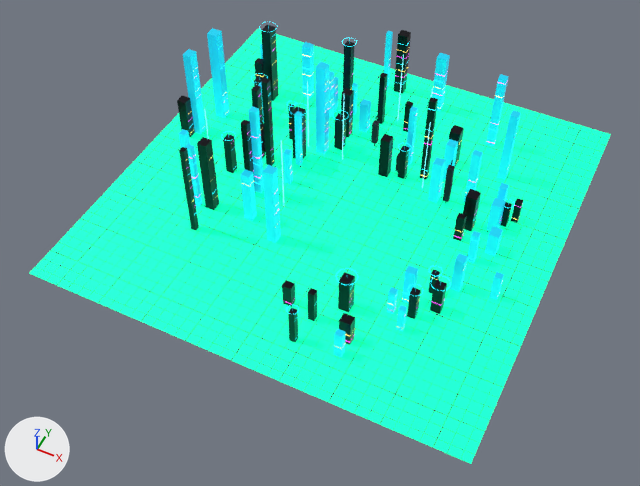
A saved change to the glTF model public/models/env_lplc.glb.
The view is the same before and after, from a 50 mm lens placed at (90.0, -197.0, 204.0), pointed at (3.0, -22.0, -15.0). Arrows for +X, +Y and +Z are at lower left; the lights stay in place. The first picture is the older version. Where no turn or scale is listed for an object, it has been applied to the vertices. Vertices at exactly the same position are counted once.

In view in the first picture: 'env_down', 'env_gridline', 'env_ground', 'env_tower', 'env_tower2', 'env_up' and 3 more.
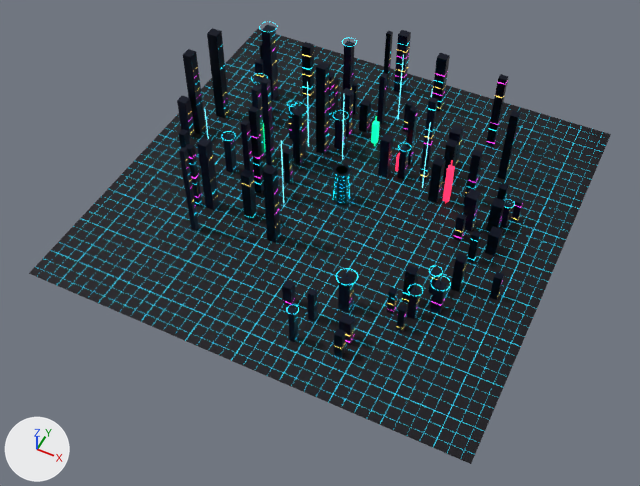
What changed in the scene script:
```text
Change mat_palettematerial007:
    where n0 = _N.new('ShaderNodeBsdfPrincipled'); n0.name = 'Principled BSDF'
    remove n0.inputs[1].default_value = 0.7  # 'Metallic'
    remove n0.inputs[2].default_value = 0.3  # 'Roughness'
    n0.inputs[28].default_value: 1.0 -> 1.6  # 'Emission Strength'
    add n4 = _N.new('ShaderNodeSeparateColor'); n4.name = 'Separate Color'
    add n5 = _N.new('ShaderNodeTexImage'); n5.name = 'Image Texture.002'
    add n5.image = img_palettemetallicroughness
    add n5.interpolation = 'Closest'
    add _L.new(n4.outputs[2], n0.inputs[1])  # 'Blue' to 'Metallic'
    add _L.new(n4.outputs[1], n0.inputs[2])  # 'Green' to 'Roughness'
    add _L.new(n5.outputs[0], n4.inputs[0])  # 'Color' to 'Color'
Change me_cube_388:
    where me_cube_388.from_pydata(...)  # 128 vertices, 240 faces; spans x -17.1..17.1, y -11.9..11.9, z -9.5..9.5
    me_cube_388 part 1: texture (UV) coordinates of 240 of 240 faces, centred in x -17.1..17.1, y -11.9..11.9, z -9.5..9.5, changed; they spanned u 0.28..0.28, v 0.72..0.72 and now span u 0.41..0.41, v 0.59..0.59
Change me_cube_001:
    where me_cube_001.from_pydata(...)  # 592 vertices, 888 faces; spans x -75.0..75.0, y -75.0..75.0, z 0.0
    me_cube_001 part 2: texture (UV) coordinates of 888 of 888 faces, centred in x -75.0..75.0, y -75.0..75.0, z 0.0, changed; they spanned u 0.34..0.34, v 0.66..0.66 and now span u 0.47..0.47, v 0.53..0.53
Change me_cube:
    where me_cube.from_pydata(...)  # 8 vertices, 12 faces; spans x -75.0..75.0, y -75.0..75.0, z 0.0
    remove me_cube.materials.append(mat_palettematerial006)
    me_cube part 3: texture (UV) coordinates of 12 of 12 faces, centred in x -75.0..75.0, y -75.0..75.0, z 0.0, changed; they spanned u 0.41..0.41, v 0.59..0.59 and now span u 0.53..0.53, v 0.47..0.47
    add me_cube.materials.append(mat_palettematerial004)
Change me_cylinder:
    where me_cylinder.from_pydata(...)  # 420 vertices, 644 faces; spans x -63.5..63.5, y -62.2..62.2, z -18.9..18.9
    remove me_cylinder.materials.append(mat_palettematerial007)
    me_cylinder part 4: texture (UV) coordinates of 644 of 644 faces, centred in x -63.5..63.5, y -62.2..62.2, z -18.9..18.9, changed; they spanned u 0.47..0.47, v 0.53..0.53 and now span u 0.59..0.59, v 0.41..0.41
    add me_cylinder.materials.append(mat_palettematerial004)
Change me_cube_075:
    where me_cube_075.from_pydata(...)  # 272 vertices, 408 faces; spans x -62.6..62.6, y -63.3..63.3, z -18.5..18.5
    remove me_cube_075.materials.append(mat_palettematerial008)
    add me_cube_075.materials.append(mat_palettematerial004)
Change me_cube_386:
    where me_cube_386.from_pydata(...)  # 192 vertices, 360 faces; spans x -26.2..26.2, y -4.1..4.1, z -10.5..10.5
    remove me_cube_386.materials.append(mat_palettematerial009)
    me_cube_386 part 5: texture (UV) coordinates of 360 of 360 faces, centred in x -26.2..26.2, y -4.1..4.1, z -10.5..10.5, changed; they spanned u 0.59..0.59, v 0.41..0.41 and now span u 0.72..0.72, v 0.28..0.28
    add me_cube_386.materials.append(mat_palettematerial007)
Add ob_env_cr_strut:
    ob_env_cr_strut = bpy.data.objects.new('env_cr_strut', me_cube_395)  # 48 vertices, 72 faces; spans x -4.95..7.33, y -5.35..5.35, z -6.33..7.24
    ob_env_cr_strut.location = (-1.2, 0.0, -8.7)
Add ob_env_cr_neon:
    ob_env_cr_neon = bpy.data.objects.new('env_cr_neon', me_torus_014)  # 192 vertices, 384 faces; spans x -3.42..3.42, y -2.96..2.96, z -5.65..5.65
    ob_env_cr_neon.location = (0.0, 0.0, -8.1)
Add ob_env_cr_metal:
    ob_env_cr_metal = bpy.data.objects.new('env_cr_metal', me_cone)  # 96 vertices, 184 faces; spans x -2.91..2.91, y -3.36..3.36, z -6.88..6.88
    ob_env_cr_metal.location = (0.0, 0.0, -8.1)
```

Location of each change, (x1, y1, x2, y2) in pixels of the pictures (640 x 486 px):
'env_ground', surface changed, recoloured (cyan to black): (29, 29, 611, 464) in both
'env_tower', surface changed, recoloured: (178, 26, 521, 358) in both
'env_tower2', recoloured: (177, 25, 524, 345) in both
'env_cr_metal', added (cyan): after (332, 164, 352, 205)
'env_up', surface changed, recoloured: (395, 153, 455, 204) in both
'env_down', surface changed: (263, 116, 379, 152) in both
'env_cr_strut', added: after (325, 166, 357, 211)
'env_cr_neon', added: after (333, 175, 350, 199)
part 2 of me_cube_001, surface changed: (36, 34, 606, 458) in both
